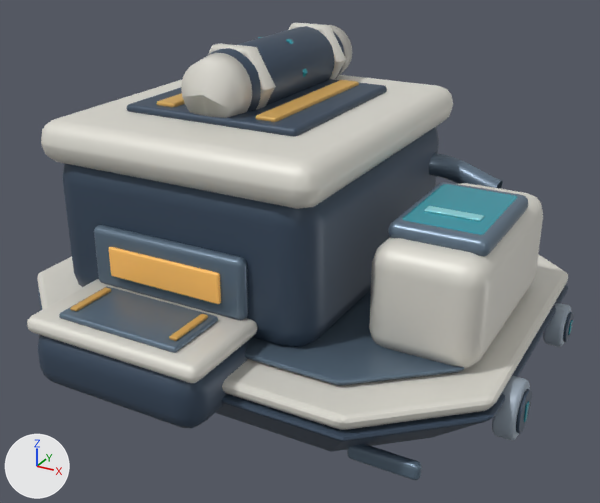
The glTF model space-battleship/assets/galaxy/v3/buildings/interstellar_refinery/interstellar_refinery_lv1.glb, before and after one commit.
Both versions are drawn from a camera (50 mm lens) standing at (4.53, -8.08, 5.33) and looking at (0.17, -0.16, 1.37). The axes (+X, +Y, +Z) are drawn at lower left. The lights are the same throughout. The first picture is the older version. Where no turn or scale is listed for an object, it has been applied to the vertices. Vertices at exactly the same position are counted once.

In view in the first picture: 'Structure'.
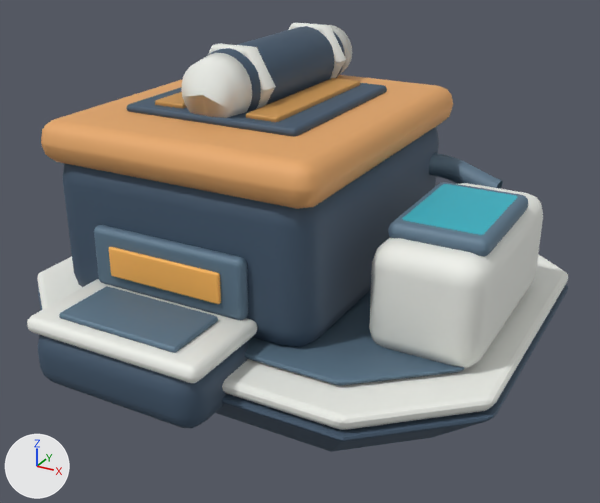
Boxes [x1, y1, x2, y2] around the edits, measured in the pictures (600 x 503 px; the box of a moved part takes in the faces that stretch with it):
'Structure', reshaped (6% shorter)
    before: [27, 23, 574, 480]
    after: [27, 23, 568, 452]
part 1 of me_floatingnavyhull, moved or reshaped
    before: [156, 93, 185, 107]
    after: [155, 92, 186, 108]
part 2 of me_floatingnavyhull, moved or reshaped
    before: [255, 80, 359, 122]
    after: [246, 78, 360, 122]
part 3 of me_floatingnavyhull, deleted
    before: [70, 37, 574, 480]
part 4 of me_floatingnavyhull, recoloured
    both: [27, 23, 568, 450]
part 5 of me_floatingnavyhull, recoloured (grey to beige)
    both: [41, 75, 453, 209]

What changed in the scene script:
```text
Add mat_galaxytoonfoundry:
    mat_galaxytoonfoundry = bpy.data.materials.new('GalaxyToonFoundry')
    mat_galaxytoonfoundry.use_nodes = True; mat_galaxytoonfoundry.node_tree.nodes.clear()
    _N = mat_galaxytoonfoundry.node_tree.nodes; _L = mat_galaxytoonfoundry.node_tree.links
    n0 = _N.new('ShaderNodeBsdfPrincipled'); n0.name = 'Principled BSDF'
    n0.inputs[1].default_value = 0.08  # 'Metallic'
    n0.inputs[2].default_value = 0.62  # 'Roughness'
    n1 = _N.new('ShaderNodeOutputMaterial'); n1.name = 'Material Output'
    n2 = _N.new('ShaderNodeVertexColor'); n2.name = 'Color Attribute'
    _L.new(n0.outputs[0], n1.inputs[0])  # 'BSDF' to 'Surface'
    _L.new(n2.outputs[0], n0.inputs[0])  # 'Color' to 'Base Color'
Change me_floatingnavyhull:
    used by ob_structure; location = (0.0, 0.23, 0.0)
    remove me_floatingnavyhull.from_pydata(...)  # 4838 vertices, 9512 faces; spans x -3.13..3.13, y -3.07..2.61, z 0.0..3.74
    add me_floatingnavyhull.from_pydata(...)  # 2270 vertices, 4448 faces; spans x -2.95..2.95, y -3.07..2.61, z 0.0..3.74
    me_floatingnavyhull part 1: the loose piece of 96 vertices spanning x -1.33..-1.07, y -1.02..1.02, z 3.06..3.13 is scaled about its middle by (1.61, 1, 1.4), then moved by (0.05, 0.0, 0.0)
    me_floatingnavyhull part 2: the loose piece of 96 vertices spanning x -0.03..0.23, y -1.02..1.02, z 3.06..3.13 is scaled about its middle by (1.61, 1, 1.4), then moved by (-0.05, 0.0, 0.0)
    me_floatingnavyhull part 3: 19 loose pieces with 2568 vertices, spanning x -3.13..3.13, y -2.78..1.27, z 0.09..3.7, are deleted
    me_floatingnavyhull part 4: 4072 kept faces spanning x -2.95..2.95, y -3.07..2.61, z 0.0..3.74 get new vertex colours
    me_floatingnavyhull part 5: 188 faces spanning x -2.29..1.19, y -2.0..2.0, z 2.53..3.01 switch from mat_galaxytoonarmor to mat_galaxytoonfoundry
    remove me_floatingnavyhull.materials.append(mat_galaxytoonpanel)
    remove me_floatingnavyhull.materials.append(mat_galaxytoonreflection)
```
